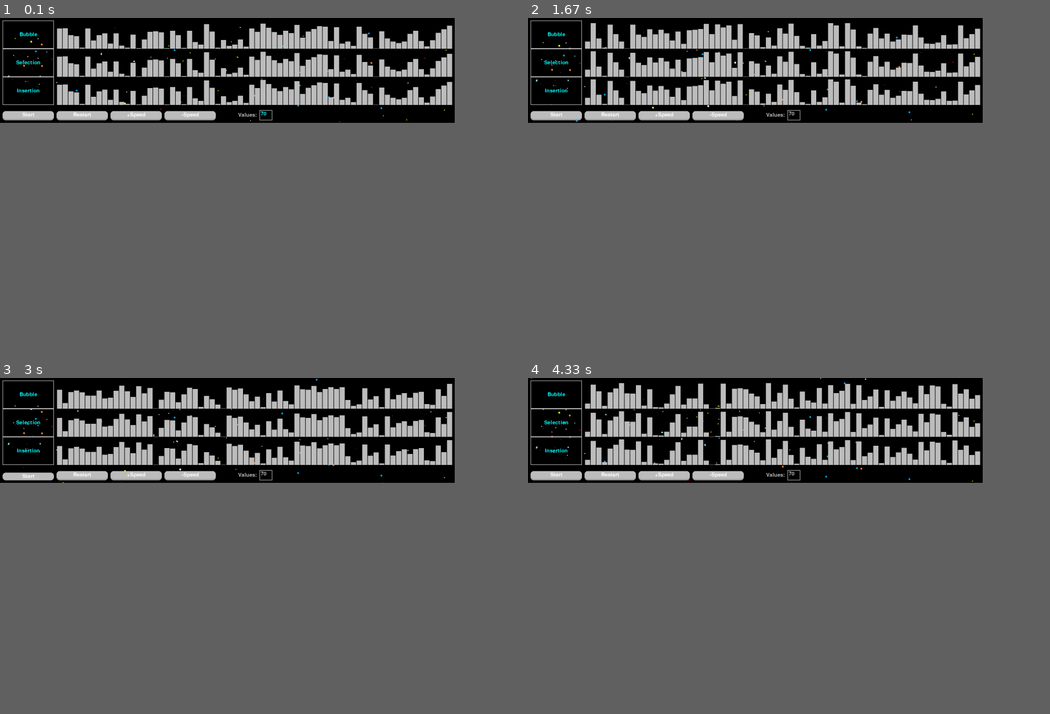
Above: before the commit, frames 1-4 (two rows, left to right).
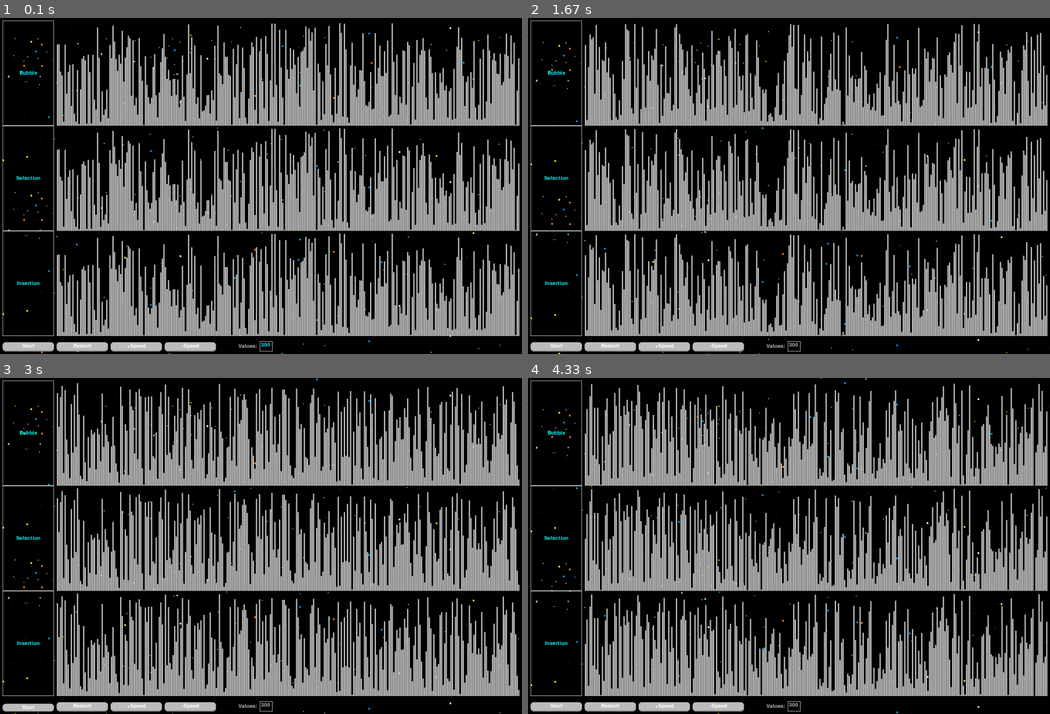
Above: after the commit, the same moments.

Repository: Moontok/Pygame_Practice
Game: pygame game, started from Visual_Sorting/sorting_main.py
Same seed, same stepped clock (60 frames per second), same inputs: the game is played once before the commit and once after it.
Inputs:
- Up to frame 1 (0.1 s): no input
- Up to frame 2 (1.67 s): click "Start" at 0.43 s; click "Restart" at 0.8 s; click "Restart" at 1.2 s; click "Start" at 1.6 s
- Up to frame 3 (3 s): click "Restart" at 2 s; click "Restart" at 2.4 s; click "Start" at 2.8 s
- Up to frame 4 (4.33 s): click "Restart" at 3.2 s; click "Restart" at 3.6 s
In our replay, the window is 784x181 before the commit and 900x580 after it. These sizes can differ from the game's own. Grey fills any space a smaller window leaves; there, only what the larger window draws over its background counts as a difference.

The runs differ from the first frame. In frame 1, 46% of the frame differs, in the area x 0-100%, y 1-100%; in frame 2, 46%; in frame 3, 48%, in the area x 0-100%, y 0-100%; in frame 4, 47%.

Commit message:
Refactoring

Diff:
--- a/Visual_Sorting/background_scroller.py
+++ b/Visual_Sorting/background_scroller.py
@@ -1,23 +1,30 @@
 import pygame as pg
+import math
 
 
 class Background:
     """Class that creates a seamless background scrolling effect."""
-    def __init__(self, image, speed_y):
+    def __init__(self, image, speed_y, settings):
+        self.settings = settings
         self.background = pg.image.load(image)
-        self.background_rect = self.background.get_rect()
+        self.tile_rect = self.background.get_rect()
+        self.bg_tiles = [self.tile_rect[:]]
+        self.bg_tiles[0][1] = -self.tile_rect.height
+
+        self.number_of_tiles = math.ceil(self.settings.screen_height / self.bg_tiles[0][3]) + 1
+        for i in range(self.number_of_tiles):
+            tile = self.bg_tiles[i][:]
+            tile[1] = self.bg_tiles[i][1] + self.bg_tiles[i][3]
+            self.bg_tiles.append(tile)
+
         self.speed_y = speed_y
 
     def draw(self, screen):
         """ Draw the background to the screen. """
 
-        if self.background_rect.y > self.background_rect.height:
-            self.background_rect.y = 0
-        else:
-            self.background_rect.y += self.speed_y
-
-        screen.blit(self.background, self.background_rect)
-        second_background = self.background_rect[:]
-
-        second_background[1] -= second_background[3]
-        screen.blit(self.background, second_background)
+        for tile in self.bg_tiles:
+            if tile[1] > self.settings.screen_height:
+                tile[1] = -self.tile_rect.height
+            else:
+                tile[1] += self.speed_y
+            screen.blit(self.background, tile)
--- a/Visual_Sorting/game_settings.py
+++ b/Visual_Sorting/game_settings.py
@@ -3,10 +3,10 @@
 
 class GameSettings:
     def __init__(self):
-        self.number_of_values = 70
-        self.value_height = 100
-        self.value_width = 20
-        self.value_horizontal_padding = 2
+        self.number_of_values = 300
+        self.value_height = 400
+        self.value_width = 5
+        self.value_horizontal_padding = 1
         self.value_vertical_padding = 10
         self.window_padding = 10
         self.sort_speed = 10
--- a/Visual_Sorting/gui.py
+++ b/Visual_Sorting/gui.py
@@ -153,17 +153,16 @@
         self.gui_elements[0].update_text("Start")
 
     def speed_up(self):
-        if self.sorter.sort_speed < 300:
-            self.sorter.sort_speed += 10
+        if self.settings.sort_speed < 300:
+            self.settings.sort_speed += 10
 
     def slow_down(self):
-        if self.sorter.sort_speed > 10:
-            self.sorter.sort_speed -= 10
+        if self.settings.sort_speed > 10:
+            self.settings.sort_speed -= 10
 
     def update_number_of_values(self):
         self.settings.number_of_values = int(self.gui_elements[-1].text)
         self.sorter.sorting = False
-        self.sorter.size = self.settings.number_of_values
         self.settings.update_screen_size()
         self.sorter.setup_values()
-        pg.display.set_mode((self.settings.screen_width, self.settings.screen_height), pg.RESIZABLE)
+        pg.display.set_mode((self.settings.screen_width, self.settings.screen_height))
--- a/Visual_Sorting/sorter.py
+++ b/Visual_Sorting/sorter.py
@@ -4,11 +4,8 @@
 
 
 class Sorter:
-    def __init__(self, size, shape_height, shape_width, sort_speed):
-        self.size = size
-        self.shape_height = shape_height
-        self.shape_width = shape_width
-        self.sort_speed = sort_speed
+    def __init__(self, settings):
+        self.settings = settings
         self.values = []
         self.values_for_bubble = []
         self.values_for_selection = []
@@ -25,8 +22,8 @@
 
     def setup_values(self):
         self.values.clear()
-        for _ in range(self.size):
-            height = rm.randint(1, self.shape_height)
+        for _ in range(self.settings.number_of_values):
+            height = rm.randint(1, self.settings.value_height)
             rectangle = Value(height, pg.Color("grey"))
             self.values.append(rectangle)
 
@@ -40,18 +37,18 @@
 
     def draw_bubble(self, screen, x, y):
         for rectangle in self.values_for_bubble:
-            rectangle.draw(screen, x, y, self.shape_width)
-            x += self.shape_width + 2
+            rectangle.draw(screen, x, y, self.settings.value_width)
+            x += self.settings.value_width + self.settings.value_horizontal_padding
 
     def draw_selection(self, screen, x, y):
         for rectangle in self.values_for_selection:
-            rectangle.draw(screen, x, y, self.shape_width)
-            x += self.shape_width + 2
+            rectangle.draw(screen, x, y, self.settings.value_width)
+            x += self.settings.value_width + self.settings.value_horizontal_padding
 
     def draw_insertion(self, screen, x, y):
         for rectangle in self.values_for_insertion:
-            rectangle.draw(screen, x, y, self.shape_width)
-            x += self.shape_width + 2
+            rectangle.draw(screen, x, y, self.settings.value_width)
+            x += self.settings.value_width + self.settings.value_horizontal_padding
 
     def bubble_sort(self):
         done = False
--- a/Visual_Sorting/sorting_main.py
+++ b/Visual_Sorting/sorting_main.py
@@ -12,11 +12,11 @@
     pg.display.set_caption("Visual Sorter")
 
     settings = GameSettings()
-    sorter = Sorter(settings.number_of_values, settings.value_height, settings.value_width, settings.sort_speed)
-    screen = pg.display.set_mode((settings.screen_width, settings.screen_height), pg.RESIZABLE)
+    sorter = Sorter(settings)
+    screen = pg.display.set_mode((settings.screen_width, settings.screen_height))
     gui = GUI(settings, screen, sorter)
     clock = pg.time.Clock()
-    bg = Background("images/space_bg.png", 1)
+    bg = Background("images/space_bg.png", 1, settings)
 
     app_running = True
 
@@ -65,7 +65,7 @@
         )
 
         pg.display.update()
-        clock.tick(sorter.sort_speed)
+        clock.tick(settings.sort_speed)
     pg.quit()
     sys.exit()
 
